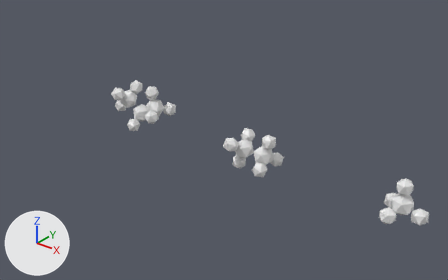
The Blender file assets/model/methane.blend as it was, and as the next commit left it.
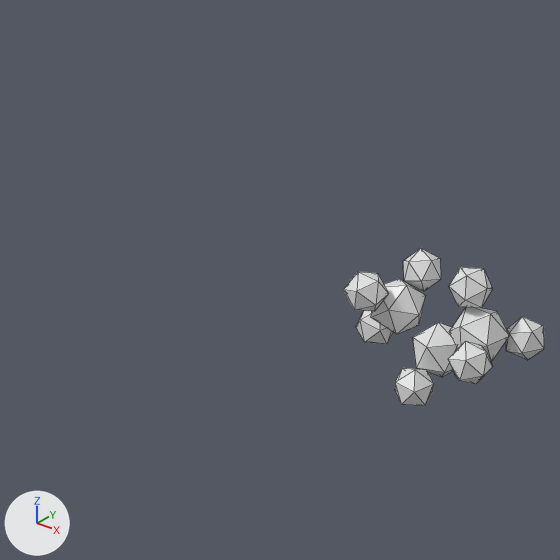
Each version appears first whole from a 50 mm lens placed at (3.048, -2.861, 1.786), pointed at (0.665, 0.117, -0.061), and next in a close-up on the part from 0% to 40% of the width and 0% to 65% of the height. Every picture has the same lights, and +X, +Y and +Z are marked at lower left. The close-ups show mesh edges as thin lines.

Objects in the first close-up: 'Propane'.
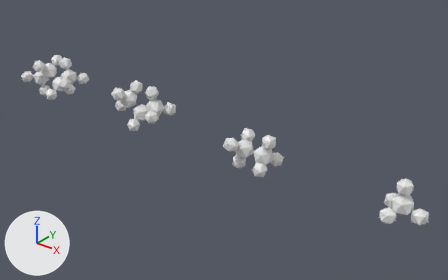
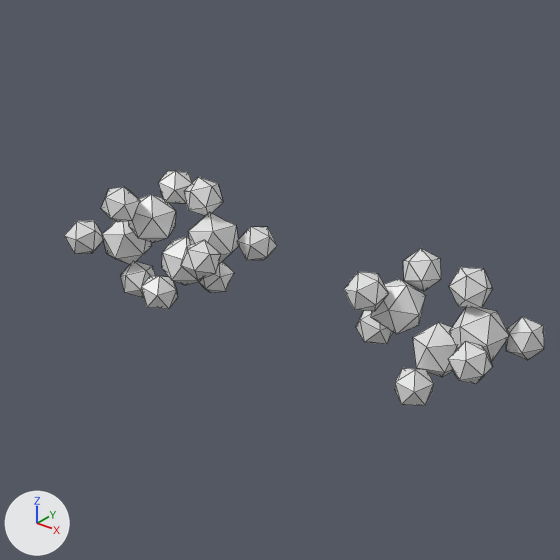
The newer file is also turned or shifted as a whole; pictures and numbers use the older file's frame.

Boxes [x1, y1, x2, y2] around the edits, measured in the close-ups (560 x 560 px):
'Butane', added: after [64, 171, 277, 309]

Edits to the bpy script that builds the scene:
```text
Add me_icosphere_003:
    me_icosphere_003.from_pydata(...)  # 168 vertices, 280 faces; spans x -0.292..0.292, y -0.137..0.133, z -0.156..0.244
    me_icosphere_003.materials.append(mat_material_001)  # its picture is missing
Add ob_butane:
    ob_butane = bpy.data.objects.new('Butane', me_icosphere_003)
    ob_butane.location = (-1.0, 0.0, 0.0)
```
